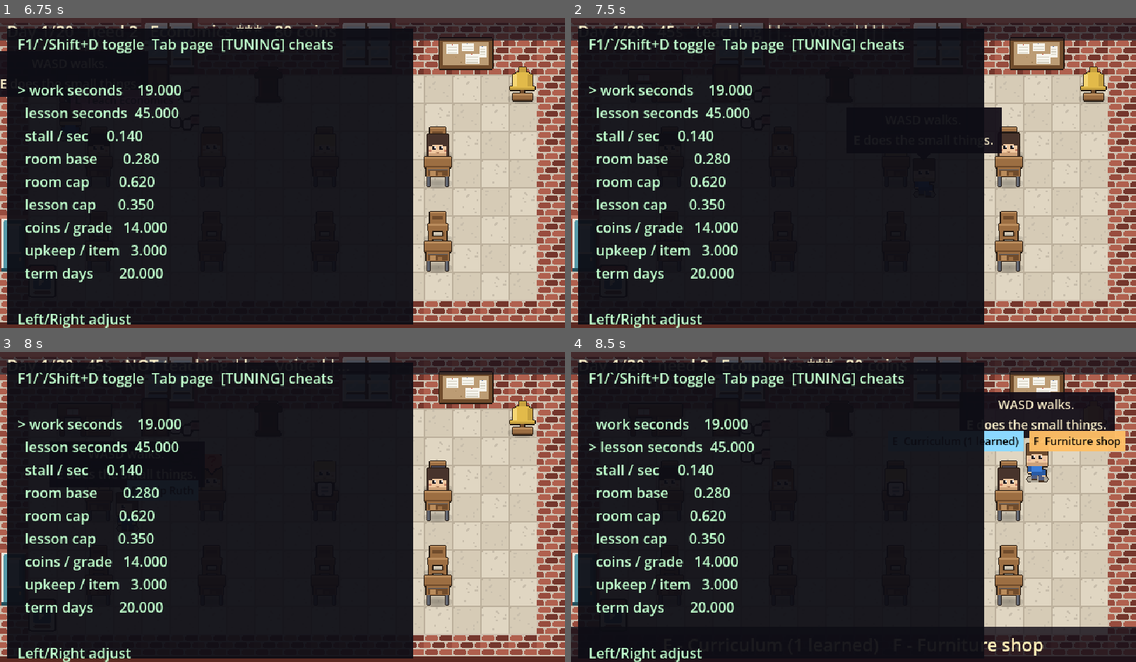
Above: before the commit, frames 1-4 (two rows, left to right).
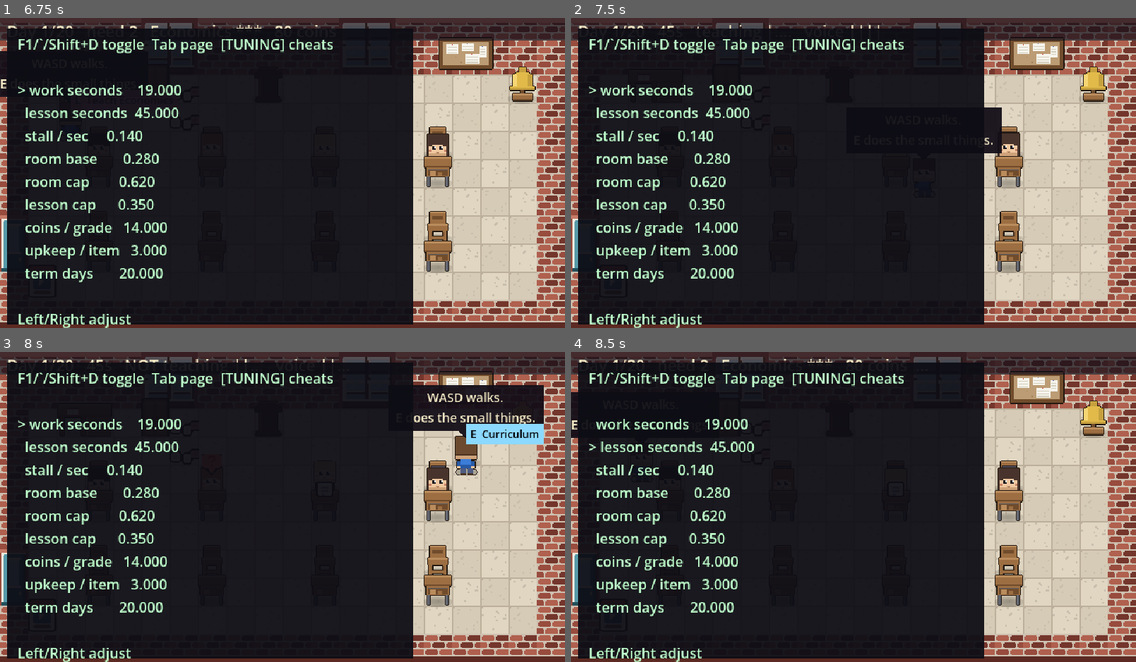
Above: after the commit, the same moments.

Repository: Mbottega16/EduSystem
Game: Godot game, scene res://tools/audit.tscn
The game is run twice, just before and just after one commit, with the same random seed, the same clock (stepped at 60 frames per second) and the same inputs. This scene is started directly instead of the project's main scene.
Inputs (mouse positions are in pixels of both pictures, inside the frame that each line leads up to):
- Up to frame 1 (6.75 s): tap Enter (ui_accept) at 0.5, 0.77, 1.07, 1.25, 2, 2.75, 3.5, 3.77, 4.07, 5 s; move the mouse to (406, 157) at 0.52 s; hold D (move_right) 0.53-1.25 s; tap J (answer_all) at 0.6 s; click (406, 157) at 0.67 s; tap R (autopilot) at 0.8 s; drag from (169, 188) to (322, 188) at 1.27 s; move the mouse to (339, 104) at 2.02 s; hold D (move_right) 2.03-2.75 s; tap B (build) at 2.1 s; tap Shift (dash) at 2.3 s; drag from (254, 235) to (101, 188) at 2.77 s; move the mouse to (452, 219) at 3.52 s; hold A (move_left) 3.53-4.25 s; tap H (homework) at 3.6 s; tap E (interact) at 3.8 s; drag from (113, 126) to (322, 188) at 4.27 s; move the mouse to (310, 173) at 5.02 s; hold S (move_down) 5.03-5.75 s; tap F (manage) at 5.1 s; click (310, 173) at 5.17 s; tap M (move_desk) at 5.3 s; drag from (197, 95) to (214, 188) at 5.77 s; move the mouse to (406, 157) at 6.52 s; hold W (move_up) from 6.53 s (still down); tap Q (quiz) at 6.6 s
- Up to frame 2 (7.5 s): tap Enter (ui_accept) at 6.77, 7.07 s; tap K (respond) at 6.8 s; release W (move_up) at 7.25 s; drag from (740, 188) to (672, 272) at 7.27 s
- Up to frame 3 (8 s): no input
- Up to frame 4 (8.5 s): move the mouse to (910, 438) at 8.02 s; hold S (move_down) from 8.03 s (still down); tap L (teach) at 8.1 s; tap C (voice) at 8.3 s

Frame 1 is identical in both runs. In frame 2, less than 0.1% of the frame differs, in the area x 36-56%, y 2-4%; in frame 3, 4.3%; in frame 4, 8.9%, in the area x 0-100%, y 12-100%.

Commit message:
Audit tool: cover every verb, not just E/F/Q/H/M
tools/audit.gd's row() now builds its columns from
Interactable.KEY_ACTIONS, so it always prints the full set -- teach (L),
respond (K) and answer_all (J) were invisible before, which told anyone
reading the matrix that those verbs still shared E or F contextually.
Only the keys actually offering something print now, keyed by their real
binding, so the line stays readable however many verbs a landmark grows.
Added a row for the new cabinet landmark.

Also added "respond" to player.targets -- it was the one action missing
from the literal (it half-healed through _live() but never got picked
cleanly), the scar tissue the earlier exploration flagged. Suite
unchanged at 1439.

Co-Authored-By: Claude Sonnet 5 <noreply@anthropic.com>

Diff:
--- a/scripts/actors/player.gd
+++ b/scripts/actors/player.gd
@@ -29,7 +29,7 @@
 var targets: Dictionary = {
 	"interact": null, "manage": null,
 	"quiz": null, "homework": null, "move_desk": null, "teach": null,
-	"answer_all": null,
+	"respond": null, "answer_all": null,
 }
 
 ## The one to describe in the prompt. USE wins when both are live: it is the
--- a/tools/audit.gd
+++ b/tools/audit.gd
@@ -55,22 +55,24 @@
 	return it.prompt_text() if it.can_interact() else ""
 
 
-## Every action a landmark could answer on now, not just E/F -- quiz,
-## homework and move_desk each got their own dedicated key when the
-## whole scheme changed, Aug 2026, and an audit tool that only ever
-## printed two of five possible columns would be misleading players
-## into thinking the other three still shared E or F contextually.
+## Every action a landmark could answer on now, not just E/F. Built from
+## Interactable.KEY_ACTIONS -- the authoritative list -- so it never
+## drifts out of date again: quiz, homework, move_desk, teach, respond
+## and answer_all each got their own dedicated key as the scheme grew,
+## and an audit that only printed E and F would tell a player the rest
+## still share them contextually. Only the keys actually offering
+## something are printed, keyed by their real binding, so the line stays
+## readable however many verbs a landmark grows.
 func row(label: String, tile: Vector2i, facing: int) -> void:
 	await stand_at(tile, facing)
-	var e := offer("interact")
-	var f := offer("manage")
-	var q := offer("quiz")
-	var h := offer("homework")
-	var m := offer("move_desk")
-	print("   %-16s E: %-24s F: %-20s Q: %-14s H: %-14s M: %s" % [
-		label, e if e != "" else "-", f if f != "" else "-",
-		q if q != "" else "-", h if h != "" else "-",
-		m if m != "" else "-"])
+	var parts: Array[String] = []
+	for action: String in Interactable.KEY_ACTIONS:
+		var v := offer(action)
+		if v == "":
+			continue
+		var key := Settings.binding_text(action).split(",")[0].strip_edges()
+		parts.append("%s:%s" % [key, v])
+	print("   %-16s %s" % [label, "   ".join(parts) if not parts.is_empty() else "-"])
 
 
 func _audit() -> void:
@@ -100,6 +102,7 @@
 			Actor.DIR_UP)
 		await row("bell", Layout.BELL + Vector2i(0, 1), Actor.DIR_UP)
 		await row("noticeboard", Layout.BOARD + Vector2i(0, 1), Actor.DIR_UP)
+		await row("cabinet", Layout.CABINET + Vector2i(0, 1), Actor.DIR_UP)
 		for i in mini(3, Layout.seat_count()):
 			await row("desk %d" % (i + 1), Layout.seat(i) + Vector2i(1, 1),
 				Actor.DIR_LEFT)
